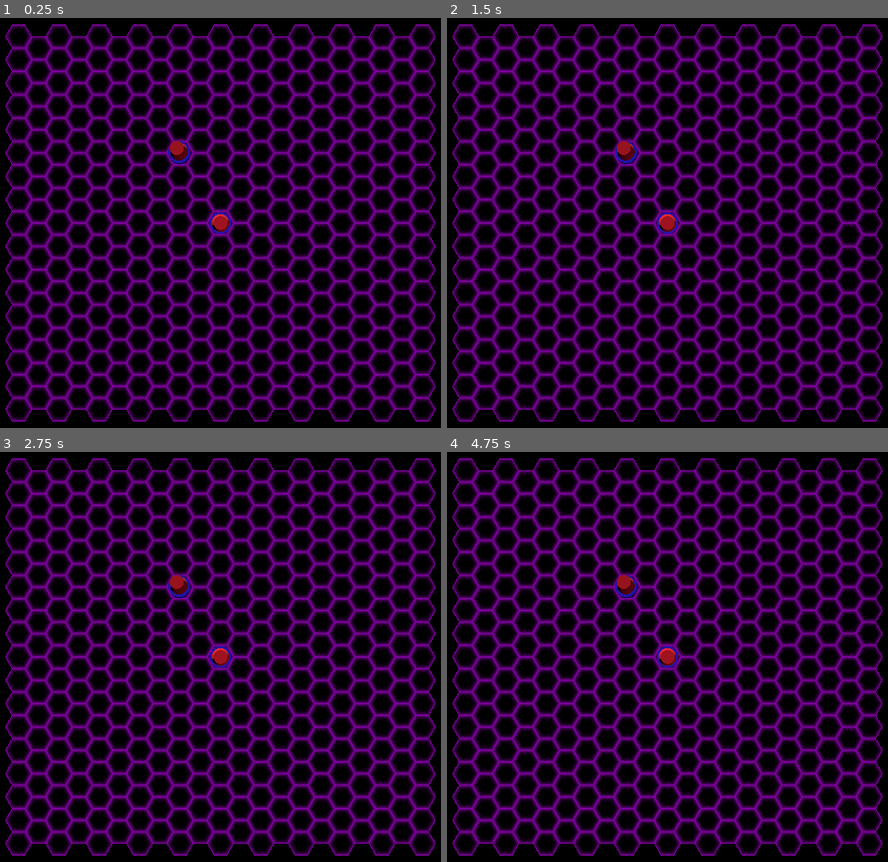
Above: before the commit, frames 1-4 (two rows, left to right).
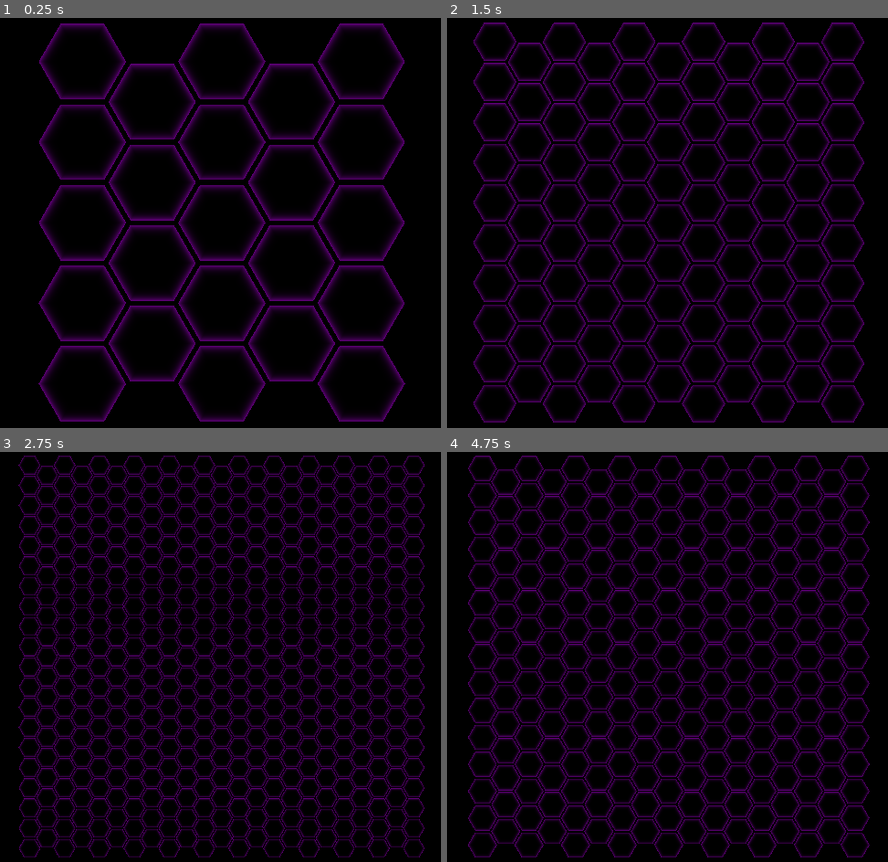
Above: after the commit, the same moments.

Repository: eyeree/cab
Game: Godot game, scene res://grid.tscn
Two runs of this game, one before a commit and one after it. Both use one fixed random seed, a clock stepped at 60 frames per second and the inputs below.
Inputs:
- Up to frame 1 (0.25 s): no input
- Up to frame 2 (1.5 s): tap Enter at 0.5 s; tap 1 at 0.6 s; tap 2 at 0.8, 1.35 s; tap Space at 1.25 s
- Up to frame 3 (2.75 s): tap 3 at 1.55, 2.1 s; tap Enter at 2 s; tap 4 at 2.3 s
- Up to frame 4 (4.75 s): tap Space at 2.75, 4.25 s; tap 4 at 2.85 s; tap 1 at 3.05, 3.6 s; tap Enter at 3.5 s; tap 2 at 3.8, 4.35 s; tap 3 at 4.55 s

The runs differ from the first frame. In frame 1, 51% of the frame differs, in the area x 1-99%, y 1-99%; in frame 2, 51%; in frame 3, 52%, in the area x 1-99%, y 0-99%; in frame 4, 51%.

Commit message:
grid sizes

Diff:
--- a/grid.tscn
+++ b/grid.tscn
@@ -1,20 +1,21 @@
-[gd_scene load_steps=9 format=3 uid="uid://b1umt3mgf2ylg"]
+[gd_scene load_steps=10 format=3 uid="uid://b1umt3mgf2ylg"]
 
+[ext_resource type="Script" uid="uid://bls54okmys6ga" path="res://grid_scene.gd" id="1_65i6o"]
 [ext_resource type="Shader" uid="uid://ihr7d1ce3w8l" path="res://grid/hex_grid_shader.gdshader" id="1_ebq2e"]
 
 [sub_resource type="ShaderMaterial" id="ShaderMaterial_65i6o"]
 render_priority = 0
 shader = ExtResource("1_ebq2e")
-shader_parameter/scale = 8.0
-shader_parameter/radius = 0.25
-shader_parameter/offset = 0.0
-shader_parameter/power = 5.305
+shader_parameter/scale = 5.0
+shader_parameter/radius = 0.45
+shader_parameter/offset = 0.05
+shader_parameter/power = 10.0
 shader_parameter/hide_incomplete = true
-shader_parameter/color = Color(0.54308, 0.0261673, 0.682395, 1)
+shader_parameter/color = Color(0.37833, 0.0099455, 0.479479, 1)
 
 [sub_resource type="PlaneMesh" id="PlaneMesh_sle3t"]
 material = SubResource("ShaderMaterial_65i6o")
-size = Vector2(10, 10)
+size = Vector2(1, 1)
 
 [sub_resource type="StandardMaterial3D" id="StandardMaterial3D_ebq2e"]
 albedo_color = Color(0.158421, 3.85046e-06, 0.909991, 1)
@@ -41,14 +42,17 @@
 ambient_light_color = Color(1, 1, 1, 1)
 ambient_light_energy = 0.65
 
-[node name="Node3D" type="Node3D"]
+[node name="GridScene" type="Node3D"]
+script = ExtResource("1_65i6o")
 
 [node name="GridPlane" type="MeshInstance3D" parent="."]
-transform = Transform3D(1, 0, 0, 0, -4.37114e-08, -1, 0, 1, -4.37114e-08, 0, 0, 0)
+unique_name_in_owner = true
+transform = Transform3D(1, 0, 0, 0, -4.37114e-08, -1, 0, 1, -4.37114e-08, 0.00274196, 0.00760048, -0.000401348)
 mesh = SubResource("PlaneMesh_sle3t")
 
 [node name="CellBase1" type="MeshInstance3D" parent="GridPlane"]
 transform = Transform3D(1, 0, 0, 0, 1, 0, 0, 0, 1, 0, 0.05, -2.18557e-09)
+visible = false
 mesh = SubResource("CylinderMesh_65i6o")
 skeleton = NodePath("../..")
 
@@ -59,6 +63,7 @@
 
 [node name="CellBase2" type="MeshInstance3D" parent="GridPlane"]
 transform = Transform3D(1, 0, 0, 0, 1, 0, 0, 0, 1, -0.946644, 0.0499999, -1.6171)
+visible = false
 mesh = SubResource("CylinderMesh_65i6o")
 skeleton = NodePath("../..")
 
@@ -67,16 +72,17 @@
 mesh = SubResource("CylinderMesh_bghhw")
 skeleton = NodePath("../../..")
 
-[node name="Camera3D" type="Camera3D" parent="."]
-transform = Transform3D(1, 0, 0, 0, 1, 0, 0, 0, 1, 0, 0, 6.2)
-
 [node name="WorldEnvironment" type="WorldEnvironment" parent="."]
 environment = SubResource("Environment_bghhw")
 
-[node name="DirectionalLight3D" type="DirectionalLight3D" parent="."]
+[node name="DirectionalLight3D" type="DirectionalLight3D" parent="WorldEnvironment"]
 transform = Transform3D(0.962956, -0.0971468, -0.251553, 0.269659, 0.346912, 0.898296, 0, -0.932853, 0.360257, -3.32323, 0, 10.9019)
 
-[node name="SpotLight3D" type="SpotLight3D" parent="."]
+[node name="SpotLight3D" type="SpotLight3D" parent="WorldEnvironment"]
 transform = Transform3D(0.823027, 0.1866, 0.536476, 0, 0.944497, -0.328521, -0.568002, 0.270381, 0.777347, 5.34054, -4.07409, 5.11542)
 light_energy = 1.571
 spot_range = 45.878
+
+[node name="Camera" type="Camera3D" parent="."]
+unique_name_in_owner = true
+transform = Transform3D(1, 0, 0, 0, 1, 0, 0, 0, 1, 0, 0.007, 0.61)
--- /dev/null
+++ b/grid_scene.gd
@@ -0,0 +1,75 @@
+@tool
+class_name GridScene extends Node3D
+
+enum GridSize { SMALL, MEDIUM, LARGE, HUGE }
+
+class GridSizeInfo:
+    var hex_scale:float
+    var hex_radius:float
+    var hex_offset:float
+    var hex_power:float
+    var camera_position:Vector3
+
+    func _init(
+        _hex_scale:float,
+        _hex_radius:float,
+        _hex_offset:float,
+        _hex_power:float,
+        _camera_position:Vector3
+    ):
+        hex_scale = _hex_scale
+        hex_radius = _hex_radius
+        hex_offset = _hex_offset
+        hex_power = _hex_power
+        camera_position = _camera_position
+
+    func apply_grid_shader_settings(shader_material:ShaderMaterial) -> void:
+        shader_material.set_shader_parameter('scale', hex_scale)
+        shader_material.set_shader_parameter('radius', hex_radius)
+        shader_material.set_shader_parameter('offset', hex_offset)
+        shader_material.set_shader_parameter('power', hex_power)
+
+    func apply_camera_settings(camera:Camera3D) -> void:
+        camera.position = camera_position
+
+static var grid_size_info_map: Dictionary[GridSize, GridSizeInfo] = {
+    GridSize.SMALL: GridSizeInfo.new(5.0, 0.45, 0.05, 10.0, Vector3(0.0, 0.007, 0.55)),    # 5
+    GridSize.MEDIUM: GridSizeInfo.new(9.5, 0.45, 0.05, 10.0, Vector3(0.0, 0.007, 0.58)),   # 10
+    GridSize.LARGE: GridSizeInfo.new(13.5, 0.45, 0.05, 10.0, Vector3(0.0, 0.007, 0.61)),   # 15
+    GridSize.HUGE: GridSizeInfo.new(18.0, 0.45, 0.05, 10.0, Vector3(0.0, 0.007, 0.61)),    # 20
+}
+
+@export var grid_size:GridSize = GridSize.SMALL:
+    set(value):
+        grid_size = value
+        _grid_size_info = grid_size_info_map[value]
+        _on_grid_size_set()
+
+var _grid_size_info:GridSizeInfo = grid_size_info_map[grid_size]
+
+@onready var grid_plane:MeshInstance3D = %GridPlane
+@onready var grid_shader:ShaderMaterial = %GridPlane.mesh.material
+@onready var camera:Camera3D = %Camera
+
+func _ready() -> void:
+    _on_grid_size_set()
+
+func _on_grid_size_set():
+    _grid_size_info.apply_grid_shader_settings(grid_shader)
+    _grid_size_info.apply_camera_settings(camera)
+
+
+func _input(event: InputEvent) -> void:
+    if event is InputEventKey:
+        var key_event:InputEventKey = event
+        var just_pressed = key_event.is_pressed() and not key_event.is_echo()
+        if just_pressed:
+            match key_event.keycode:
+                KEY_1:
+                    grid_size = GridSize.SMALL
+                KEY_2:
+                    grid_size = GridSize.MEDIUM
+                KEY_3:
+                    grid_size = GridSize.LARGE
+                KEY_4:
+                    grid_size = GridSize.HUGE
Not shown, added: grid_scene.gd.uid
